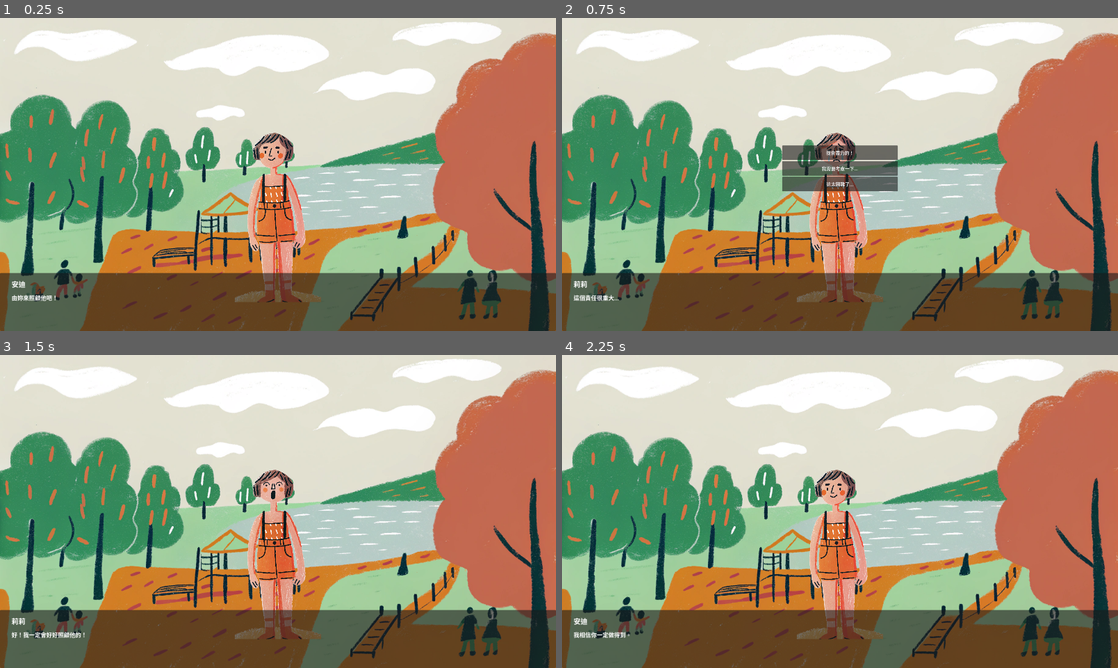
Above: before the commit, frames 1-4 (two rows, left to right).
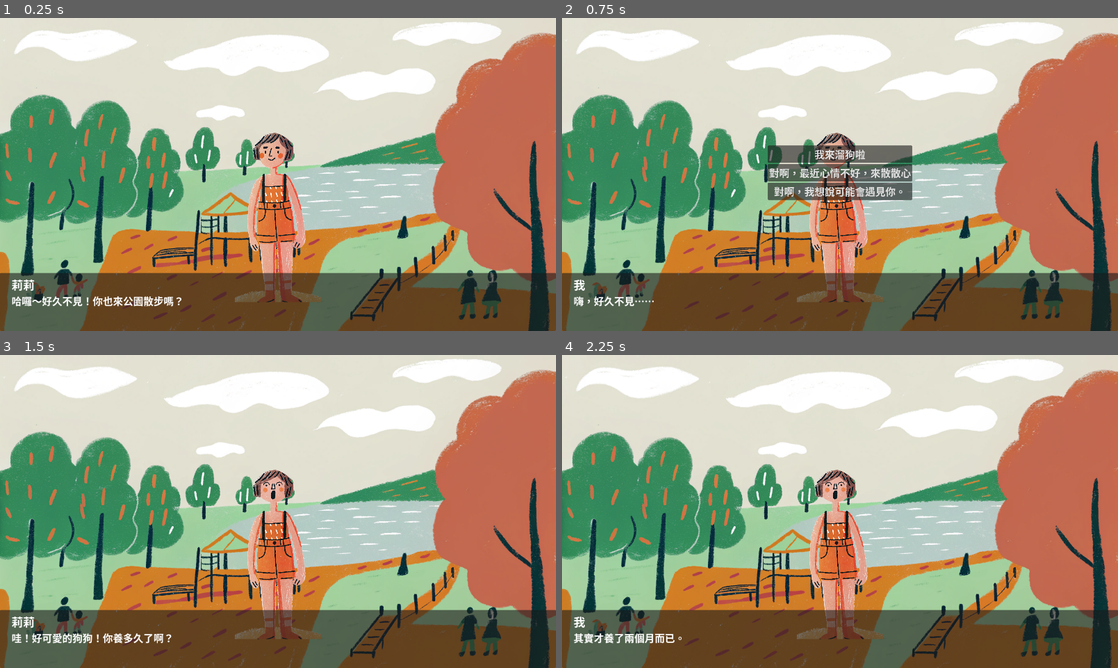
Above: after the commit, the same moments.

Repository: hey77tw/vibe_godot
Game: Godot game, scene res://scenes/DialogueScene.tscn
The game is run twice, just before and just after one commit, with the same random seed, the same clock (stepped at 60 frames per second) and the same inputs.
Inputs (mouse positions are in pixels of both pictures, inside the frame that each line leads up to):
- Up to frame 1 (0.25 s): no input
- Up to frame 2 (0.75 s): tap Enter at 0.5 s; move the mouse to (962, 158) at 0.52 s; click (962, 158) at 0.67 s
- Up to frame 3 (1.5 s): click (278, 492) at 1.25 s, where only the run after the commit has a clickable "我來溜狗啦"
- Up to frame 4 (2.25 s): tap Space at 2 s; move the mouse to (728, 527) at 2.02 s; click (728, 527) at 2.17 s

The runs differ from the first frame. In frame 1, 0.7% of the frame differs, in the area x 2-33%, y 83-93%; in frame 2, 2.9%, in the area x 2-63%, y 37-93%; in frame 3, 0.7%; in frame 4, 0.8%.

Commit message:
修改文字劇情、新增生氣表情

Diff:
--- a/scenes/DialogueScene.tscn
+++ b/scenes/DialogueScene.tscn
@@ -1,6 +1,9 @@
-[gd_scene load_steps=2 format=3 uid="uid://b46ikt2qcjsu8"]
+[gd_scene load_steps=3 format=3 uid="uid://b46ikt2qcjsu8"]
 
 [ext_resource type="Script" uid="uid://btx7ypdfnjs4k" path="res://scripts/dialogue_scene.gd" id="1_c4h3t"]
+
+[sub_resource type="Theme" id="Theme_c4h3t"]
+default_font_size = 35
 
 [node name="root" type="CanvasLayer"]
 script = ExtResource("1_c4h3t")
@@ -12,6 +15,7 @@
 anchor_bottom = 1.0
 grow_horizontal = 2
 grow_vertical = 2
+theme = SubResource("Theme_c4h3t")
 
 [node name="Background" type="TextureRect" parent="UIRoot"]
 layout_mode = 1
@@ -51,10 +55,11 @@
 [node name="CharacterName" type="Label" parent="UIRoot/DialoguePanel"]
 layout_mode = 1
 offset_left = 40.0
-offset_top = 20.0
+offset_top = 10.0
 offset_right = 300.0
-offset_bottom = 60.0
-theme_override_font_sizes/font_size = 24
+offset_bottom = 65.0
+theme_override_font_sizes/font_size = 40
+text = "dssdssds"
 
 [node name="DialogueText" type="RichTextLabel" parent="UIRoot/DialoguePanel"]
 layout_mode = 1
@@ -67,7 +72,8 @@
 offset_bottom = -20.0
 grow_horizontal = 2
 grow_vertical = 2
-theme_override_font_sizes/normal_font_size = 20
+theme_override_font_sizes/normal_font_size = 35
+text = "dssdsds"
 
 [node name="ChoicePanel" type="Control" parent="UIRoot"]
 visible = false
--- a/scripts/dialogue_scene.gd
+++ b/scripts/dialogue_scene.gd
@@ -5,27 +5,27 @@
 
 var test_dialogue = [
 	{
-		"character": "安迪",
-		"text": "由妳來照顧他吧！",
+		"character": "莉莉",
+		"text": "哈囉～好久不見！你也來公園散步嗎？",
 		"character_image": "res://resources/characters/girl-a-normal.png",
 		"background": "res://resources/backgrounds/a-park.png"
 	},
 	{
-		"character": "莉莉",
-		"text": "這個責任很重大...",
-		"character_image": "res://resources/characters/girl-a-sad.png",
+		"character": "我",
+		"text": "嗨，好久不見⋯⋯",
+		"character_image": "res://resources/characters/girl-a-normal.png",
 		"background": "res://resources/backgrounds/a-park.png",
 		"choices": [
 			{
-				"text": "我會盡力的！",
-				"next_dialogue": "accept_route"
+				"text": "我來溜狗啦",
+				"next_dialogue": "dog_route"
 			},
 			{
-				"text": "我需要考慮一下...",
-				"next_dialogue": "hesitate_route"
+				"text": "對啊，最近心情不好，來散散心",
+				"next_dialogue": "feeling_route"
 			},
 			{
-				"text": "這太困難了...",
+				"text": "對啊，我想說可能會遇見你。",
 				"next_dialogue": "reject_route"
 			}
 		]
@@ -33,45 +33,39 @@
 ]
 
 var dialogue_routes = {
-	"accept_route": [
+	"dog_route": [
 		{
 			"character": "莉莉",
-			"text": "好！我一定會好好照顧他的！",
+			"text": "哇！好可愛的狗狗！你養多久了啊？",
 			"character_image": "res://resources/characters/girl-a-surprise.png",
 			"background": "res://resources/backgrounds/a-park.png"
 		},
 		{
-			"character": "安迪",
-			"text": "我相信你一定做得到。",
-			"character_image": "res://resources/characters/girl-a-normal.png",
+			"character": "我",
+			"text": "其實才養了兩個月而已。",
+			"character_image": "res://resources/characters/girl-a-surprise.png",
 			"background": "res://resources/backgrounds/a-park.png"
 		}
 	],
-	"hesitate_route": [
+	"feeling_route": [
 		{
 			"character": "莉莉",
-			"text": "這確實需要好好思考...",
-			"character_image": "res://resources/characters/girl-a-sad.png",
+			"text": "你最近怎麼嗎？還好嗎？",
+			"character_image": "res://resources/characters/girl-a-surprise.png",
 			"background": "res://resources/backgrounds/a-park.png"
 		},
 		{
-			"character": "安迪",
-			"text": "沒關係，慢慢考慮。",
-			"character_image": "res://resources/characters/girl-a-normal.png",
+			"character": "我",
+			"text": "喔，沒什麼啦，只是最近比較忙，所以有點累。",
+			"character_image": "res://resources/characters/girl-a-surprise.png",
 			"background": "res://resources/backgrounds/a-park.png"
 		}
 	],
 	"reject_route": [
 		{
 			"character": "莉莉",
-			"text": "對不起，我可能無法勝任...",
-			"character_image": "res://resources/characters/girl-a-sad.png",
-			"background": "res://resources/backgrounds/a-park.png"
-		},
-		{
-			"character": "安迪",
-			"text": "我明白了，這確實是個艱難的決定。",
-			"character_image": "res://resources/characters/girl-a-normal.png",
+			"text": "⋯⋯你怎麼知道我會在公園，你是變態嗎？",
+			"character_image": "res://resources/characters/girl-a-angry.png",
 			"background": "res://resources/backgrounds/a-park.png"
 		}
 	]
Binary file added: resources/characters/girl-a-angry.png
Not shown, added: resources/characters/girl-a-angry.png.import
